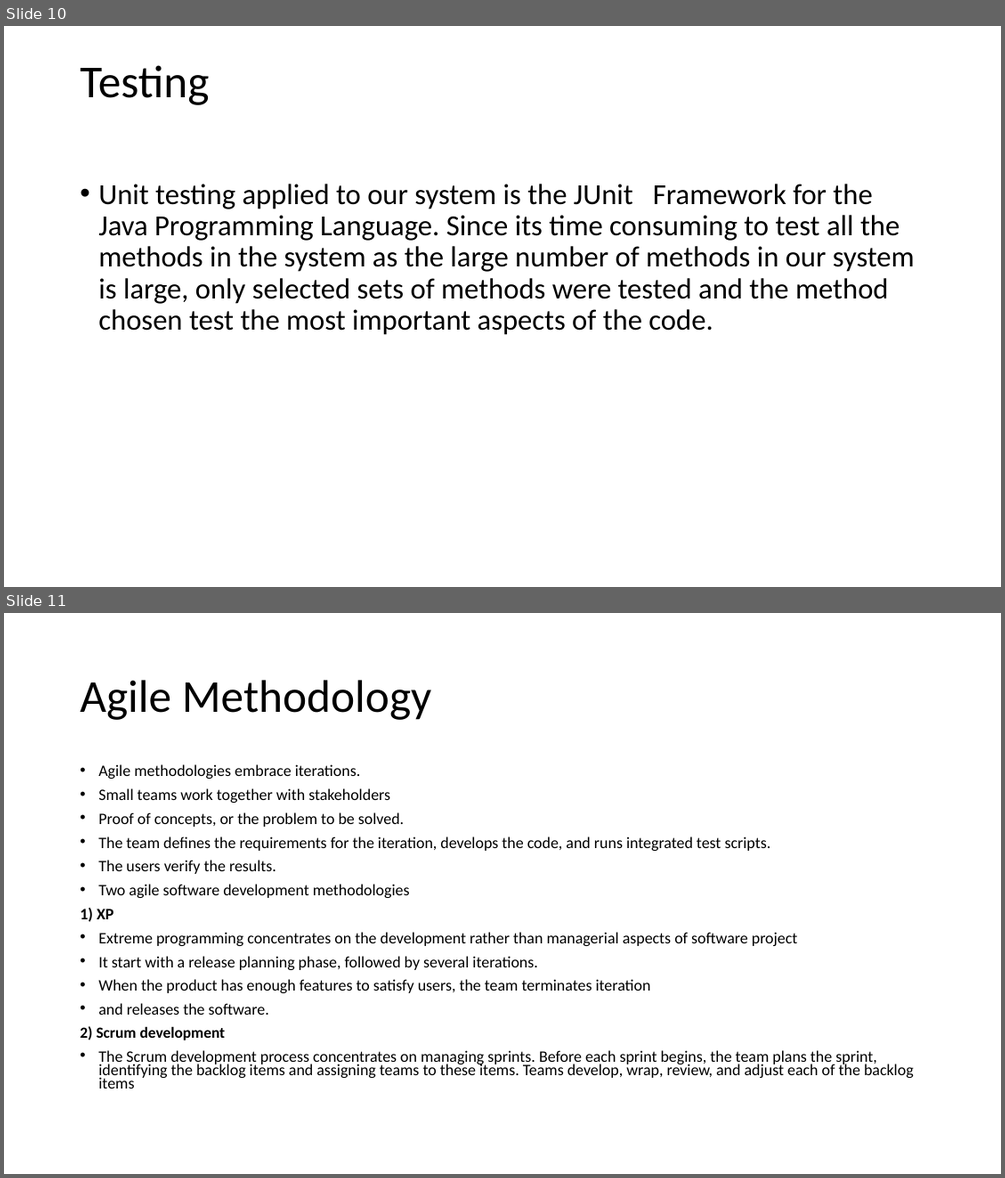
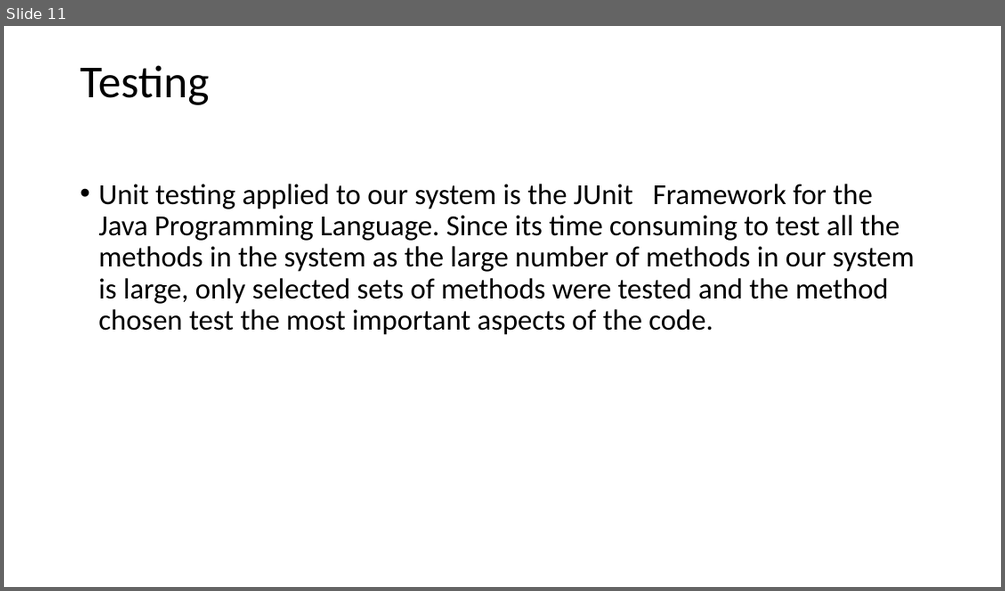
Before and after one commit to umerkk/TD-Game, a slide deck: Design Doc/Presentation.pptx. Shown one above the other, each under a label of ours: slides 10 and 11 before the commit, slide 11 after it. The pictures are 1005x1178 and 1005x591 pixels, drawn with LibreOffice and Linux fonts; fonts in the diff are those of the drawing. Boxes give left, top, right and bottom in pixels: in the first picture for what was removed or moved away, otherwise in the second. Text is boxed around its words. In the diff, an @@ line names an element or a change of style, - is before the commit and + after.

```diff
--- a/Design Doc/Presentation.pptx
+++ b/Design Doc/Presentation.pptx
@@ slide 11 removed at <box>4,613,1001,1174</box>, background #FFFFFF @@
@@ title removed at <box>80,680,432,720</box> @@
-Agile Methodology
@@ text removed at <box>80,764,914,1088</box> @@
-• Agile methodologies embrace iterations.
-• Small teams work together with stakeholders
-• Proof of concepts, or the problem to be solved.
-• The team defines the requirements for the iteration, develops the code, and runs integrated test scripts.
-• The users verify the results.
-• Two agile software development methodologies
-1) XP
-• Extreme programming concentrates on the development rather than managerial aspects of software project
-• It start with a release planning phase, followed by several iterations.
-• When the product has enough features to satisfy users, the team terminates iteration
-• and releases the software.
-2) Scrum development
-• The Scrum development process concentrates on managing sprints. Before each sprint begins, the team plans the sprint, identifying the backlog items and assigning teams to these items. Teams develop, wrap, review, and adjust each of the backlog items
@@ what was slide 10 is now slide 11 @@
```
Also in this commit, not shown: 3 slides changed, 2 slides added, 1 other slide removed, 1 other file.
